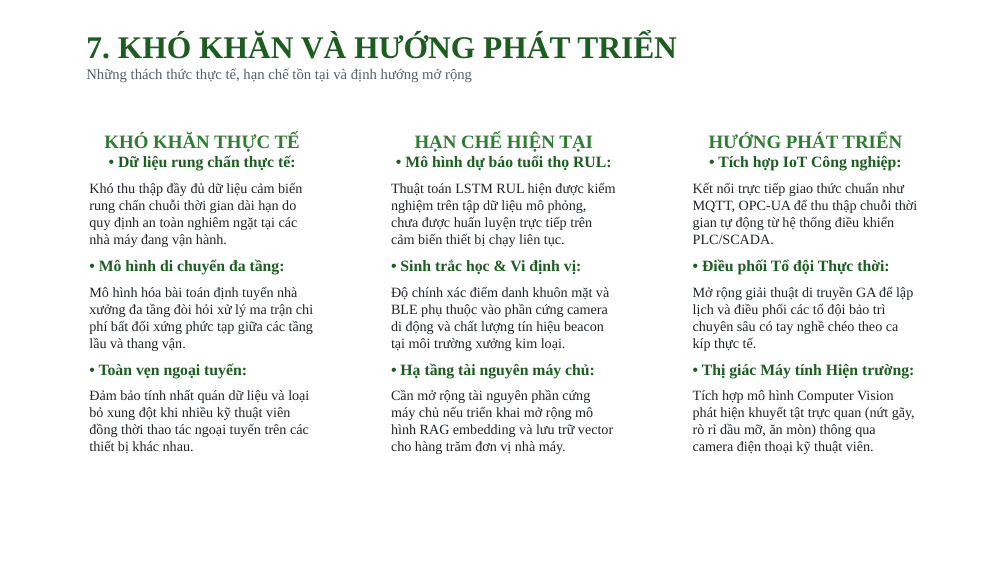
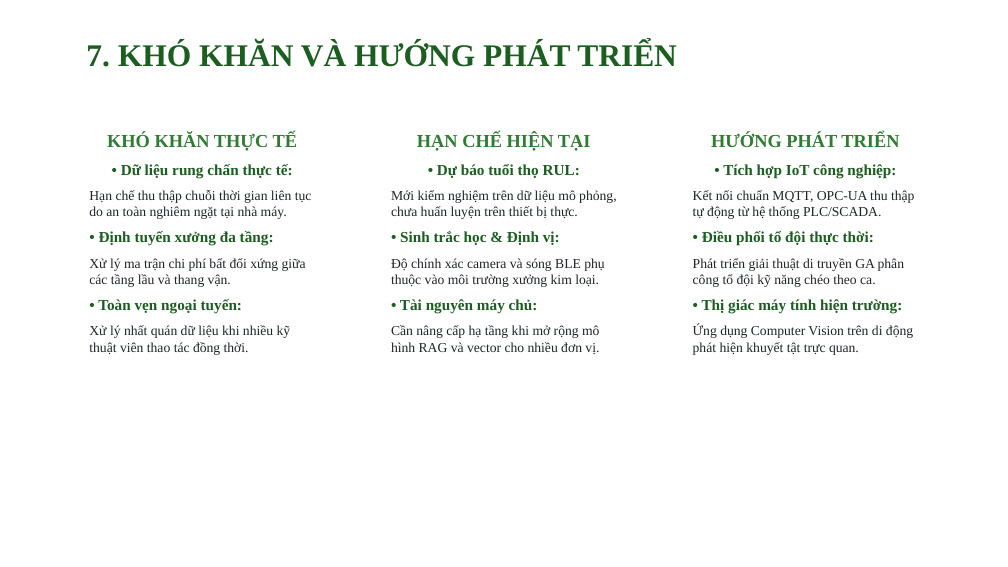
Before and after one commit to kietvo5924/eam-enterprise-assset-management2, a slide deck: slide 9 of docs/DO_AN_TOT_NGHIEP_EAM_THUYET_TRINH.pptx. Drawn at 1008x567 pixels with LibreOffice and Linux fonts; fonts in the diff are those of the drawing. Boxes give left, top, right and bottom in pixels: in the first picture for what was removed or moved away, otherwise in the second. Text is boxed around its words. In the diff, an @@ line names an element or a change of style, - is before the commit and + after.

```diff
--- a/docs/DO_AN_TOT_NGHIEP_EAM_THUYET_TRINH.pptx
+++ b/docs/DO_AN_TOT_NGHIEP_EAM_THUYET_TRINH.pptx
@@ text at (86, 68, 472, 82): paragraph removed @@
-Những thách thức thực tế, hạn chế tồn tại và định hướng mở rộng
@@ text at (107, 133, 297, 151): size 18 to 17.5 pt in "KHÓ KHĂN THỰC TẾ"; more space between paragraphs @@
@@ text at (417, 133, 591, 151): size 18 to 17.5 pt in "HẠN CHẾ HIỆN TẠI"; more space between paragraphs @@
@@ text at (711, 133, 899, 147): size 18 to 17.5 pt in "HƯỚNG PHÁT TRIỂN"; more space between paragraphs @@
@@ text at (89, 164, 312, 355): text changed; size 13.5 to 13 pt @@
-• Dữ liệu rung chấn thực tế:
-Khó thu thập đầy đủ dữ liệu cảm biến rung chấn chuỗi thời gian dài hạn do quy định an toàn nghiêm ngặt tại các nhà máy đang vận hành.
-• Mô hình di chuyển đa tầng:
-Mô hình hóa bài toán định tuyến nhà xưởng đa tầng đòi hỏi xử lý ma trận chi phí bất đối xứng phức tạp giữa các tầng lầu và thang vận.
-• Toàn vẹn ngoại tuyến:
-Đảm bảo tính nhất quán dữ liệu và loại bỏ xung đột khi nhiều kỹ thuật viên đồng thời thao tác ngoại tuyến trên các thiết bị khác nhau.
+• Dữ liệu rung chấn thực tế:
+Hạn chế thu thập chuỗi thời gian liên tục do an toàn nghiêm ngặt tại nhà máy.
+• Định tuyến xưởng đa tầng:
+Xử lý ma trận chi phí bất đối xứng giữa các tầng lầu và thang vận.
+• Toàn vẹn ngoại tuyến:
+Xử lý nhất quán dữ liệu khi nhiều kỹ thuật viên thao tác đồng thời.
@@ text at (391, 164, 616, 354): text changed; size 13.5 to 13 pt @@
-• Mô hình dự báo tuổi thọ RUL:
-Thuật toán LSTM RUL hiện được kiểm nghiệm trên tập dữ liệu mô phỏng, chưa được huấn luyện trực tiếp trên cảm biến thiết bị chạy liên tục.
-• Sinh trắc học & Vi định vị:
-Độ chính xác điểm danh khuôn mặt và BLE phụ thuộc vào phần cứng camera di động và chất lượng tín hiệu beacon tại môi trường xưởng kim loại.
-• Hạ tầng tài nguyên máy chủ:
-Cần mở rộng tài nguyên phần cứng máy chủ nếu triển khai mở rộng mô hình RAG embedding và lưu trữ vector cho hàng trăm đơn vị nhà máy.
+• Dự báo tuổi thọ RUL:
+Mới kiểm nghiệm trên dữ liệu mô phỏng, chưa huấn luyện trên thiết bị thực.
+• Sinh trắc học & Định vị:
+Độ chính xác camera và sóng BLE phụ thuộc vào môi trường xưởng kim loại.
+• Tài nguyên máy chủ:
+Cần nâng cấp hạ tầng khi mở rộng mô hình RAG và vector cho nhiều đơn vị.
@@ text at (693, 164, 914, 355): text changed; size 13.5 to 13 pt @@
-• Tích hợp IoT Công nghiệp:
-Kết nối trực tiếp giao thức chuẩn như MQTT, OPC-UA để thu thập chuỗi thời gian tự động từ hệ thống điều khiển PLC/SCADA.
-• Điều phối Tổ đội Thực thời:
-Mở rộng giải thuật di truyền GA để lập lịch và điều phối các tổ đội bảo trì chuyên sâu có tay nghề chéo theo ca kíp thực tế.
-• Thị giác Máy tính Hiện trường:
-Tích hợp mô hình Computer Vision phát hiện khuyết tật trực quan (nứt gãy, rò rỉ dầu mỡ, ăn mòn) thông qua camera điện thoại kỹ thuật viên.
+• Tích hợp IoT công nghiệp:
+Kết nối chuẩn MQTT, OPC-UA thu thập tự động từ hệ thống PLC/SCADA.
+• Điều phối tổ đội thực thời:
+Phát triển giải thuật di truyền GA phân công tổ đội kỹ năng chéo theo ca.
+• Thị giác máy tính hiện trường:
+Ứng dụng Computer Vision trên di động phát hiện khuyết tật trực quan.
```
Also in this commit, not shown: 6 other slides changed, 9 other files.
